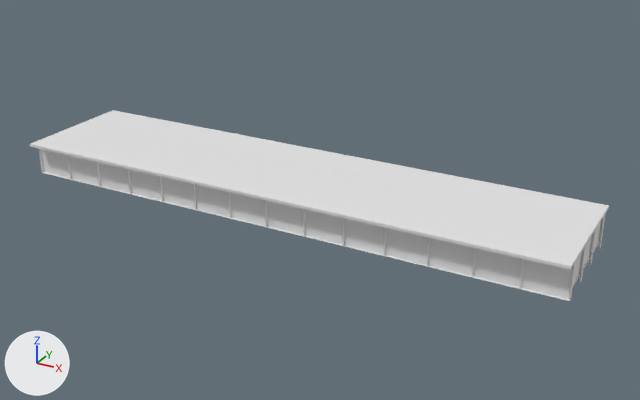
A saved change to the OBJ model IFC/Steel/Darbhanga/Sup_Str/D_45_2L_OF_S/model.obj.
Camera for both pictures: a camera (50 mm lens) standing at (54.7, -54.5, 27.0) and looking at (24.4, 0.5, -0.5). Arrows for +X, +Y and +Z are at lower left; the lights stay in place. The older version comes first. Where no turn or scale is listed for an object, it has been applied to the vertices. Vertices at exactly the same position are counted once.

Objects in the first picture: 'model'.
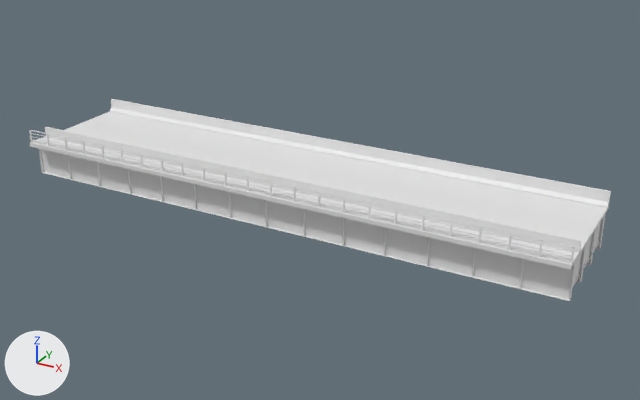
Edits to the bpy script that builds the scene:
```text
Change me_model:
    used by ob_model
    remove me_model.from_pydata(...)  # 2800 vertices, 4924 faces; spans x 0.0..45.0, y -5.2..5.2, z -1.4..1.6
    add me_model.from_pydata(...)  # 3058 vertices, 5316 faces; spans x 0.0..45.0, y -5.2..5.2, z -1.4..2.8
    me_model part 1: a new loose piece, a box spanning x 0.0..45.0, y -5.04..-4.96, z 2.673..2.753
    me_model part 2: a new loose piece, a box spanning x 0.0..45.0, y -5.025..-4.975, z 1.828..1.878
    me_model part 3: a new loose piece, a box spanning x 0.0..45.0, y -5.025..-4.975, z 2.128..2.178
    me_model part 4: a new loose piece, a box spanning x 0.0..45.0, y -5.025..-4.975, z 2.428..2.478
    me_model part 5
    17 vertices are added at x 0.0, y -5.2..5.2, z 1.6..2.7
    17 new vertices lie (45.0, 0.0, 0.0) away from vertices in x 0.0, y -5.2..5.2, z 1.6..2.7
    56 new faces join them
    other edits to the shape of me_model do not show in these pictures
```

Where the change shows, as pixel boxes (x1, y1, x2, y2) in the pictures (640 x 400 px):
'model', reshaped
    before: (30, 110, 609, 301)
    after: (29, 99, 611, 301)
part 1 of me_model, added
    after: (30, 130, 572, 248)
part 2 of me_model, added
    after: (32, 140, 571, 261)
part 3 of me_model, added
    after: (31, 136, 571, 256)
part 4 of me_model, added
    after: (31, 133, 572, 252)
part 5 of me_model, added
    after: (30, 99, 611, 266)
